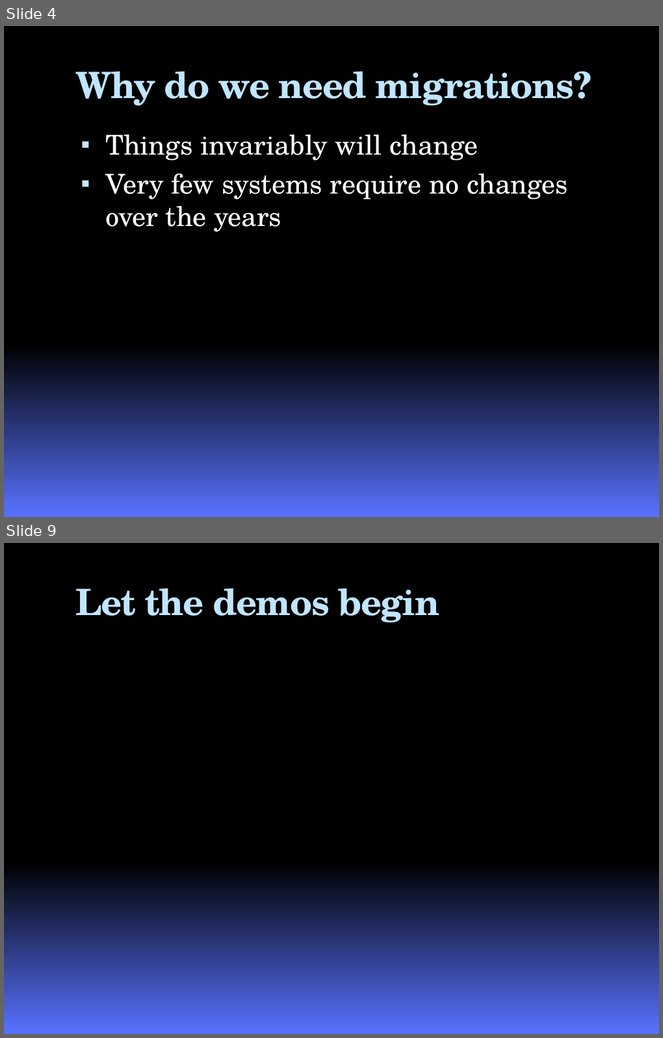
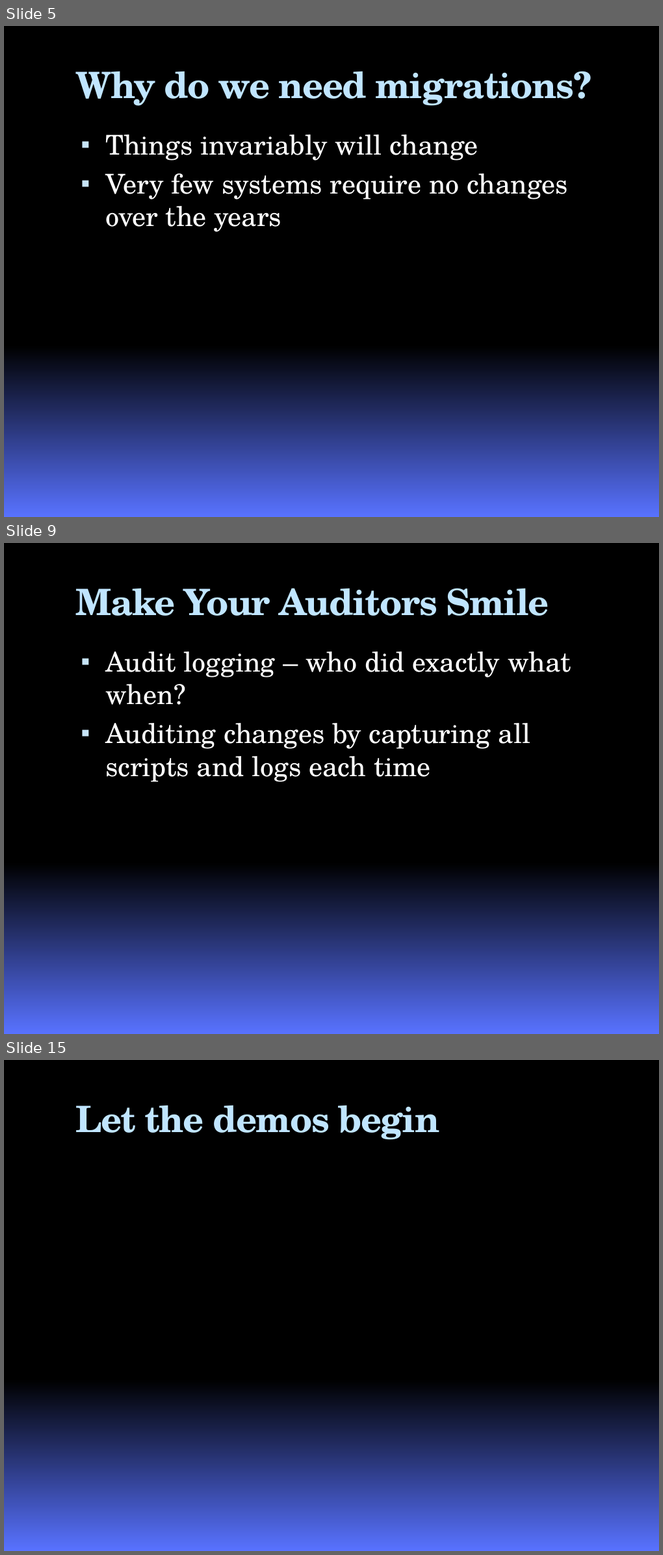
Before and after one commit to google-code-export/roundhouse, a slide deck: branches/nhibernate/docs/RoundhousEPresentation.pptx. Shown one above the other, each under a label of ours: slides 4 and 9 before the commit, slides 5, 9 and 15 after it; the slides between them are not shown. The pictures are 663x1038 and 663x1555 pixels, drawn with LibreOffice and Linux fonts; fonts in the diff are those of the drawing; background and template pictures are left out. Boxes give left, top, right and bottom in pixels: in the first picture for what was removed or moved away, otherwise in the second. Text is boxed around its words. In the diff, an @@ line names an element or a change of style, - is before the commit and + after.

```diff
--- a/branches/nhibernate/docs/RoundhousEPresentation.pptx
+++ b/branches/nhibernate/docs/RoundhousEPresentation.pptx
@@ slide 9 added at box(4, 543, 659, 1034), background gradient #000000 to #5972FF @@
@@ title added at box(76, 588, 549, 616), 40 pt, text #C0E5FF, bold @@
+Make Your Auditors Smile
@@ text added at box(105, 652, 571, 782), 30 pt, text #FFFFFF @@
+▪ Audit logging – who did exactly what when?
+▪ Auditing changes by capturing all scripts and logs each time
@@ what was slide 4 is now slide 5 @@
@@ what was slide 9 is now slide 15 @@
```
Also in this commit, not shown: 2 slides changed, 8 other slides added, 3 slides removed, 44 other files.
